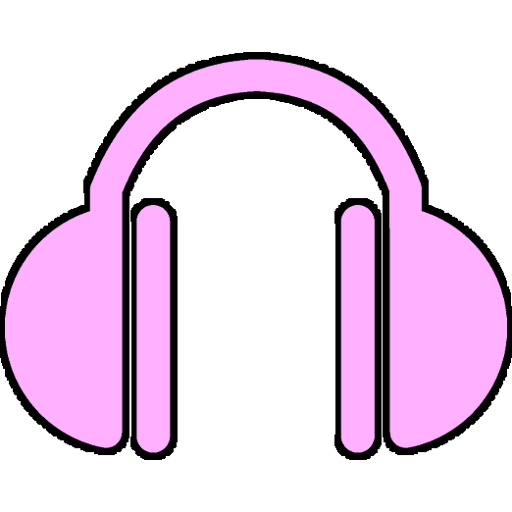
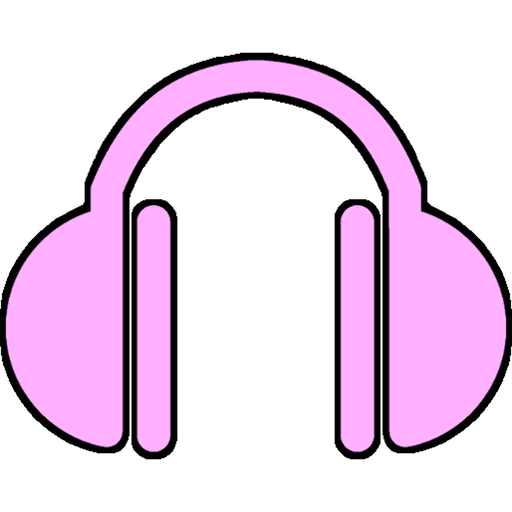
Comparing the layer stacks of the two w=512, h=512 images. Changes:
painted on "Icon" over [3, 57, 509, 455]
painted on "Outline" over [0, 50, 512, 462]
